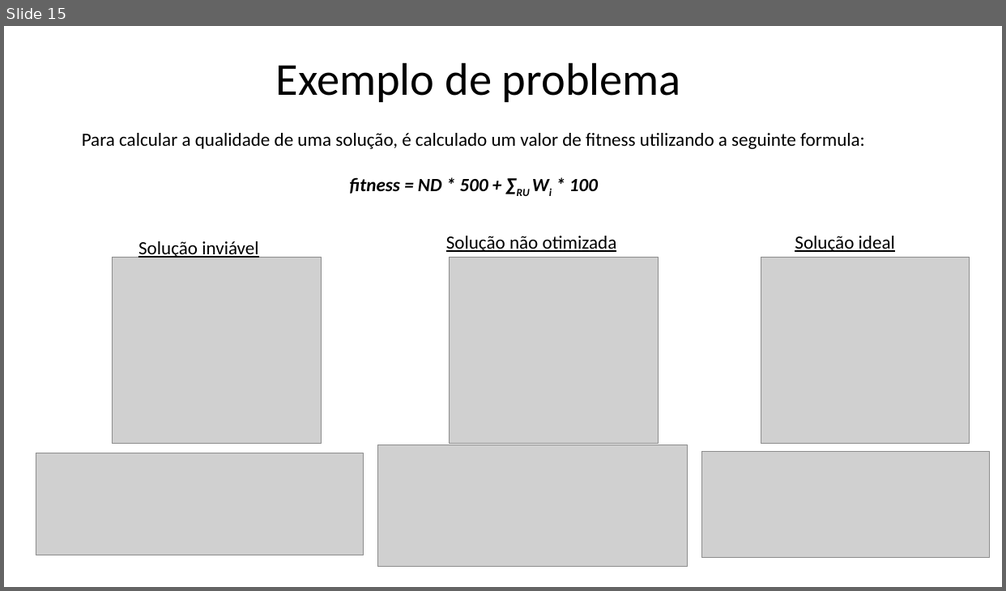
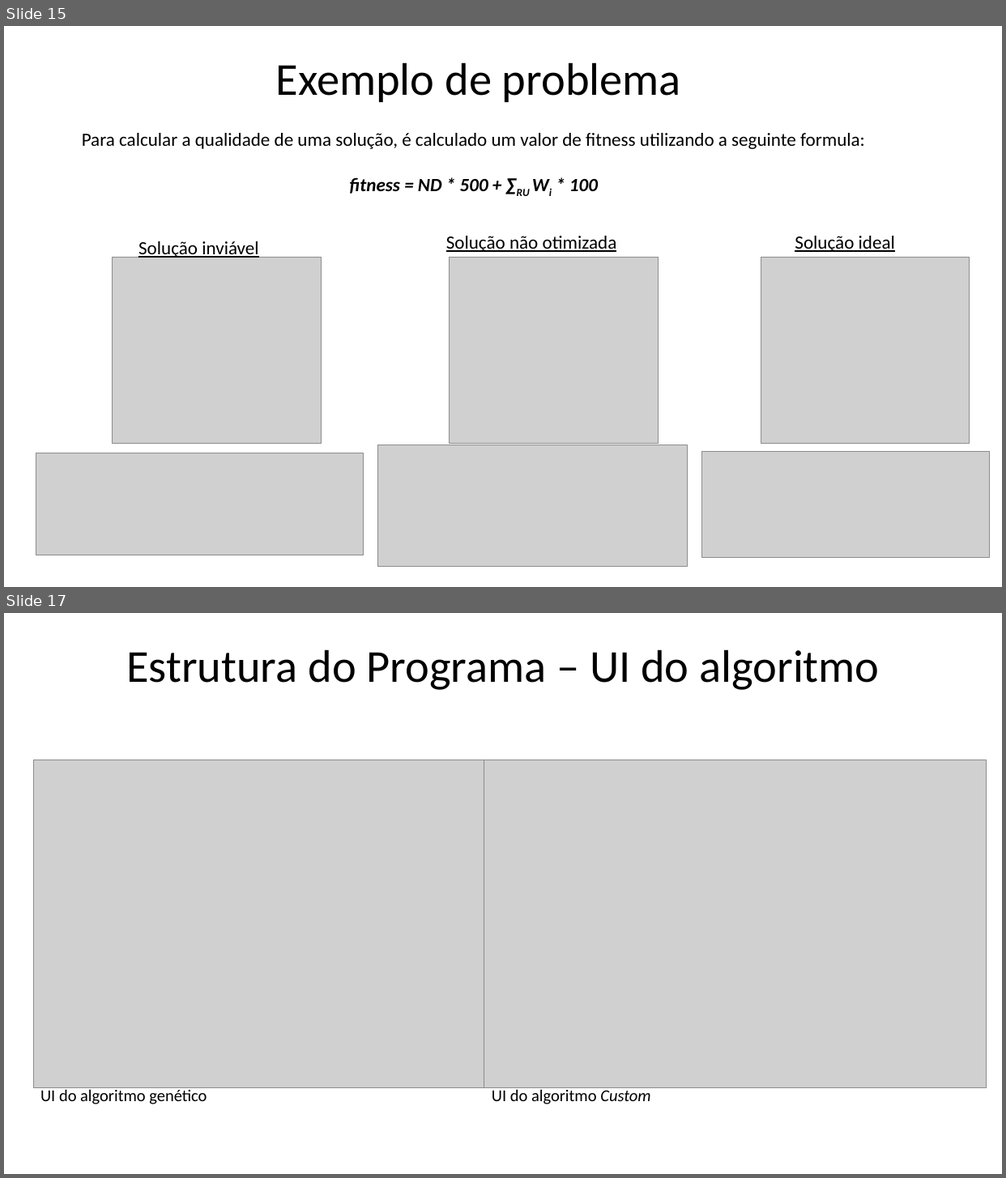
Before and after one commit to xQsme/RLP_Qt, a slide deck: powerpoint_defesa.pptx. Shown one above the other, each under a label of ours: slide 15 before the commit, slides 15 and 17 after it; the slides between them are not shown. The pictures are 1006x591 and 1006x1178 pixels, drawn with LibreOffice and Linux fonts; fonts in the diff are those of the drawing; grey boxes stand for pictures. Boxes give left, top, right and bottom in pixels: in the first picture for what was removed or moved away, otherwise in the second. Text is boxed around its words. In the diff, an @@ line names an element or a change of style, - is before the commit and + after.

```diff
--- a/powerpoint_defesa.pptx
+++ b/powerpoint_defesa.pptx
@@ slide 17 added at (4,613,1002,1174), background #FFFFFF @@
@@ title added at (126,649,879,690), 44 pt, text #000000 @@
+Estrutura do Programa – UI do algoritmo
@@ picture added at (33,760,484,1088) @@
@@ picture added at (484,760,987,1088) @@
@@ text added at (40,1088,206,1105), 16 pt, text #000000 @@
+UI do algoritmo genético
@@ text added at (492,1088,650,1105), 16 pt, text #000000 @@
+UI do algoritmo Custom
```
Also in this commit, not shown: 1 slide changed, 4 other slides added, 1 slide removed.
